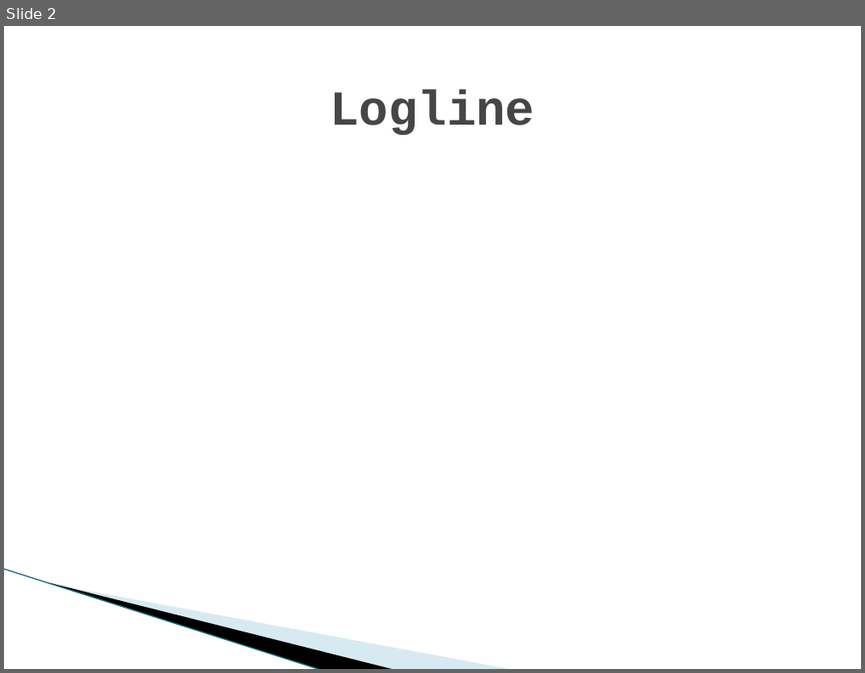
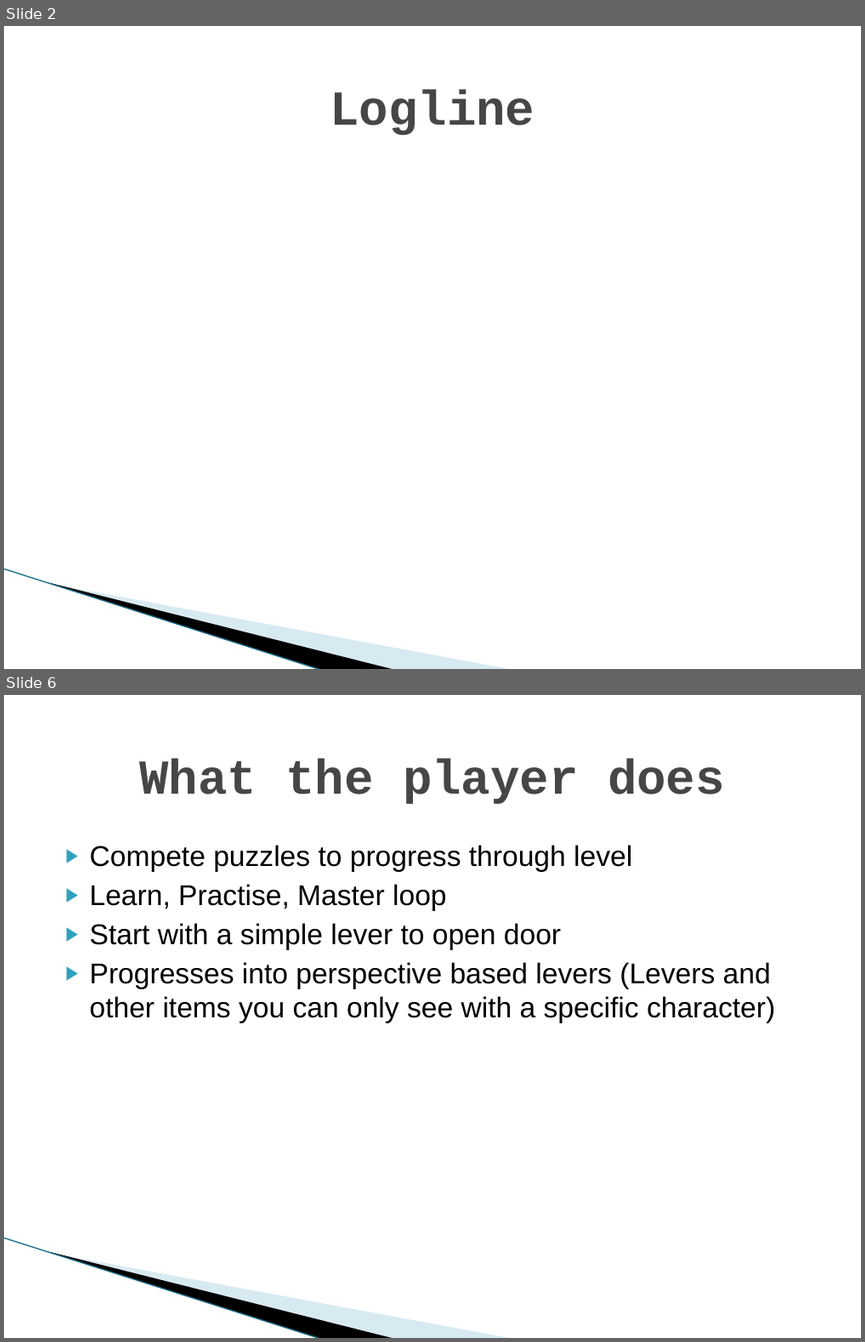
Before and after one commit to UoSGamesGroups/first-semester-l4-5-group-16, a slide deck: Presentations/First Pres.pptx. Shown one above the other, each under a label of ours: slide 2 before the commit, slides 2 and 6 after it; the slides between them are not shown. The pictures are 865x673 and 865x1342 pixels, drawn with LibreOffice and Linux fonts; fonts in the diff are those of the drawing; background and template pictures are left out. Boxes give left, top, right and bottom in pixels: in the first picture for what was removed or moved away, otherwise in the second. Text is boxed around its words. In the diff, an @@ line names an element or a change of style, - is before the commit and + after.

```diff
--- a/Presentations/First Pres.pptx
+++ b/Presentations/First Pres.pptx
@@ slide 6 added at [4,695,861,1338], background #FFFFFF; not listed: 3 template elements that a slide beside it also shows @@
@@ title added at [139,758,725,804], 41 pt, text #464646, bold @@
+What the player does
@@ text added at [90,845,775,1023], 24 pt, text #000000 @@
+▶ Compete puzzles to progress through level
+▶ Learn, Practise, Master loop
+▶ Start with a simple lever to open door
+▶ Progresses into perspective based levers (Levers and other items you can only see with a specific character)
```
Also in this commit, not shown: 2 slides changed, 3 other slides added, 3 slides removed.
